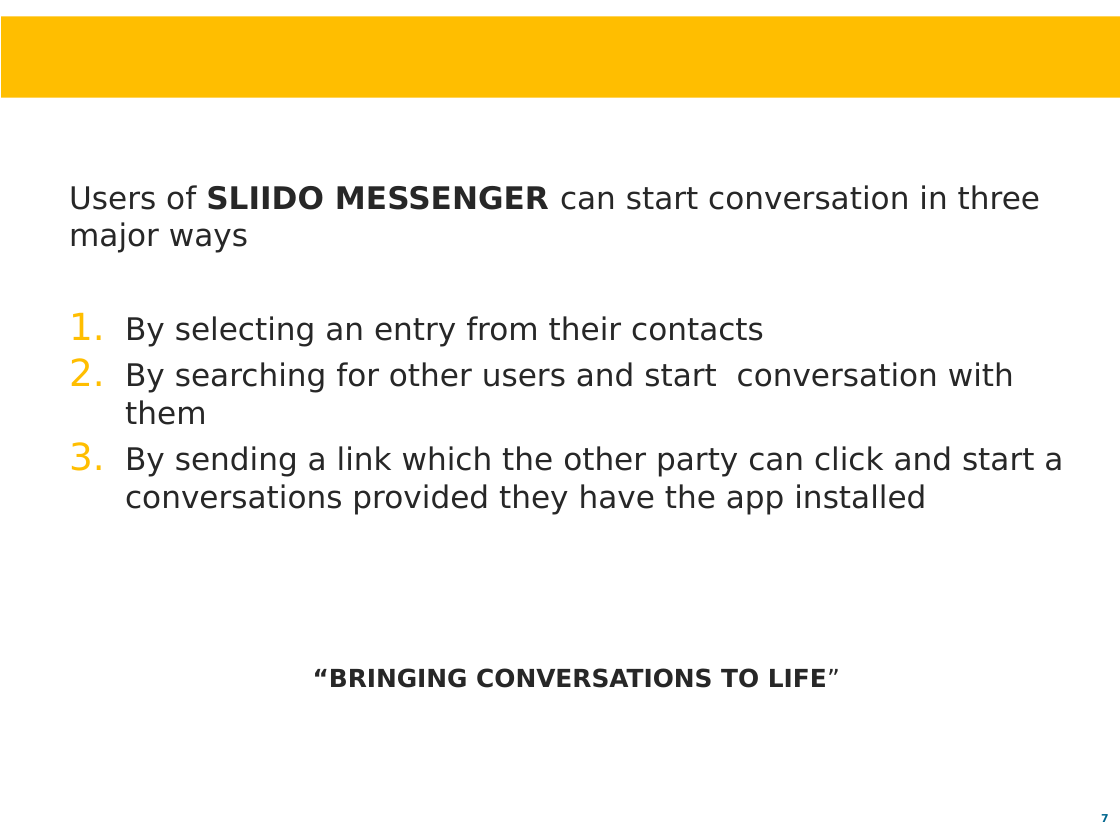
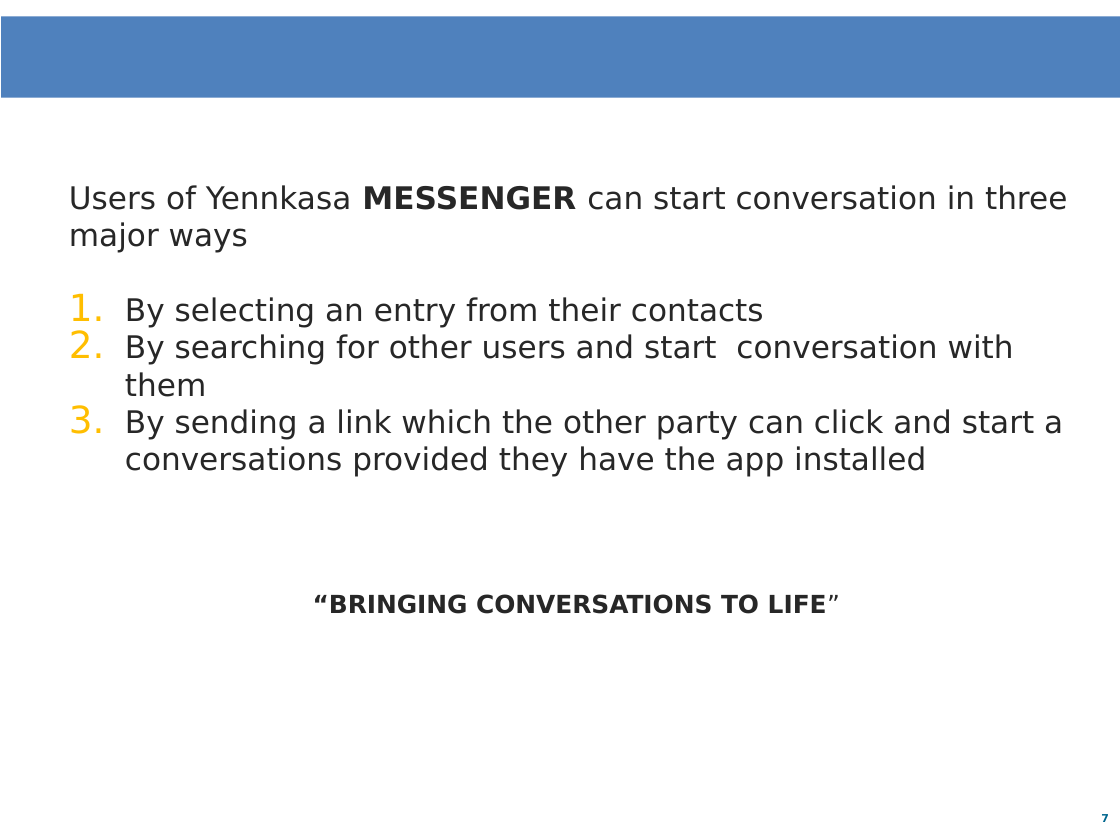
Before and after one commit to yaaminu/yennkasa-android, a slide deck: slide 7 of app-challenge presentation.pptx. Drawn at 1120x840 pixels with LibreOffice and Linux fonts; fonts in the diff are those of the drawing; background and template pictures are left out. Boxes give left, top, right and bottom in pixels: in the first picture for what was removed or moved away, otherwise in the second. Text is boxed around its words. In the diff, an @@ line names an element or a change of style, - is before the commit and + after.

```diff
--- a/app-challenge presentation.pptx
+++ b/app-challenge presentation.pptx
@@ rectangle at [1, 17, 1120, 99]: fill #FFBE00 to #4F81BD @@
@@ text at [69, 185, 1067, 253]: text changed @@
-Users of SLIIDO MESSENGER can start conversation in three major ways
+Users of Yennkasa MESSENGER can start conversation in three major ways
@@ text at [125, 297, 1063, 614]: less space between paragraphs @@
```
Also in this commit, not shown: 12 other slides changed, 16 other files.
